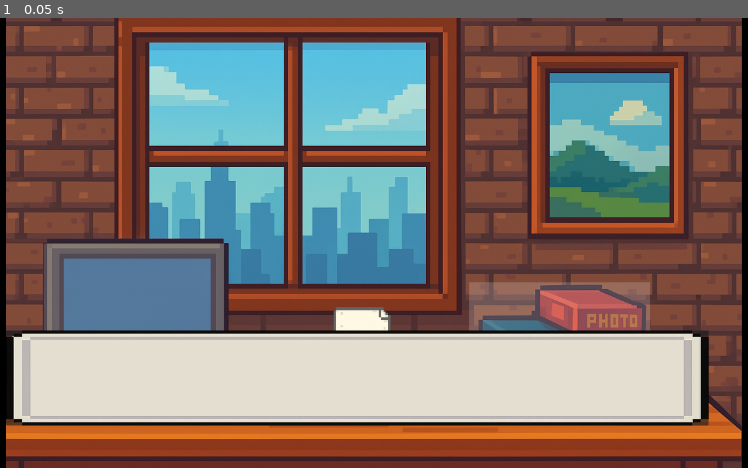
Above: before the commit, frame 1.
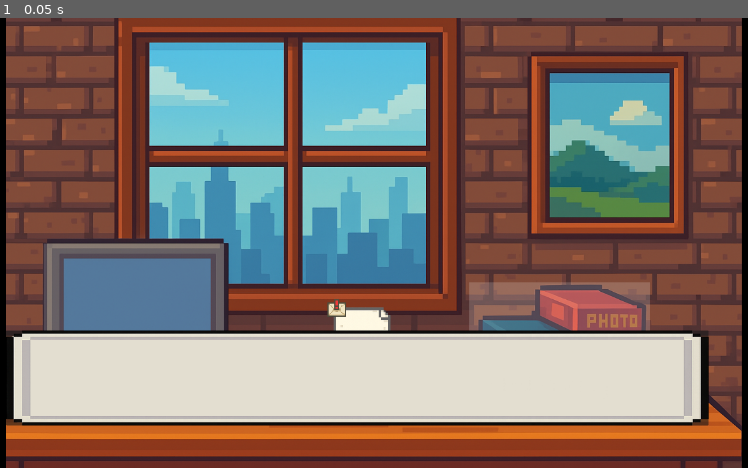
Above: after the commit, the same moment.

Repository: PauGasull/LettersOfABrokenDoll
Game: Godot game, scene res://Scenes/main.tscn
Same seed, same stepped clock (60 frames per second), same inputs: the game is played once before the commit and once after it.
Inputs:
- Up to frame 1 (0.05 s): no input

The runs differ from the first frame. In frame 1, less than 0.1% of the frame differs, in the area x 43-47%, y 62-67%.

Commit message:
Added letter alert

Diff:
--- a/Scenes/main.tscn
+++ b/Scenes/main.tscn
@@ -1,13 +1,13 @@
-[gd_scene load_steps=6 format=3 uid="uid://plpdvtg1le8q"]
+[gd_scene load_steps=7 format=3 uid="uid://plpdvtg1le8q"]
 
 [ext_resource type="Texture2D" uid="uid://bma2w44748swj" path="res://Sprites/Background.png" id="1_jjgbg"]
 [ext_resource type="Script" uid="uid://cvi1mb8hatnn8" path="res://Scripts/clickable.gd" id="3_8gbba"]
 [ext_resource type="Texture2D" uid="uid://nmg8i16y1bms" path="res://Sprites/Letter_icon.png" id="3_jjvhh"]
+[ext_resource type="Texture2D" uid="uid://by462jqpk15am" path="res://Sprites/LetterAlert.png" id="4_21xkr"]
 [ext_resource type="Script" uid="uid://w2g6glccsgau" path="res://Scripts/game_manager.gd" id="4_jjvhh"]
 [ext_resource type="Texture2D" uid="uid://dc6322ygcnnrp" path="res://Sprites/TextArea.png" id="4_kry3j"]
 
 [node name="Node" type="Node2D"]
-metadata/_edit_horizontal_guides_ = [397.0]
 
 [node name="CanvasLayer" type="CanvasLayer" parent="."]
 follow_viewport_enabled = true
@@ -43,7 +43,7 @@
 color = Color(1, 1, 1, 0.176471)
 script = ExtResource("3_8gbba")
 
-[node name="ColorRect" type="TextureRect" parent="CanvasLayer/TextureRect"]
+[node name="LetterClicker" type="TextureRect" parent="CanvasLayer/TextureRect"]
 layout_mode = 0
 offset_left = 1165.45
 offset_top = 914.545
@@ -51,6 +51,14 @@
 offset_bottom = 2950.55
 scale = Vector2(0.1, 0.1)
 texture = ExtResource("3_jjvhh")
+
+[node name="LetterAlert" type="TextureRect" parent="CanvasLayer/TextureRect/LetterClicker"]
+layout_mode = 0
+offset_left = -181.819
+offset_top = -236.364
+offset_right = 370.181
+offset_bottom = 261.636
+texture = ExtResource("4_21xkr")
 
 [node name="PanelContainer" type="PanelContainer" parent="CanvasLayer"]
 anchors_preset = 12
@@ -71,8 +79,11 @@
 
 [node name="VBoxContainer" type="VBoxContainer" parent="CanvasLayer/PanelContainer/TextureRect"]
 layout_mode = 0
-offset_right = 40.0
-offset_bottom = 40.0
+offset_left = 44.7059
+offset_top = 60.0
+offset_right = 1274.71
+offset_bottom = 460.0
+alignment = 1
 
 [node name="RichTextLabel" type="RichTextLabel" parent="CanvasLayer/PanelContainer/TextureRect/VBoxContainer"]
 layout_mode = 2
Binary file added: Sprites/LetterAlert.png
Not shown, added: Sprites/LetterAlert.png.import
